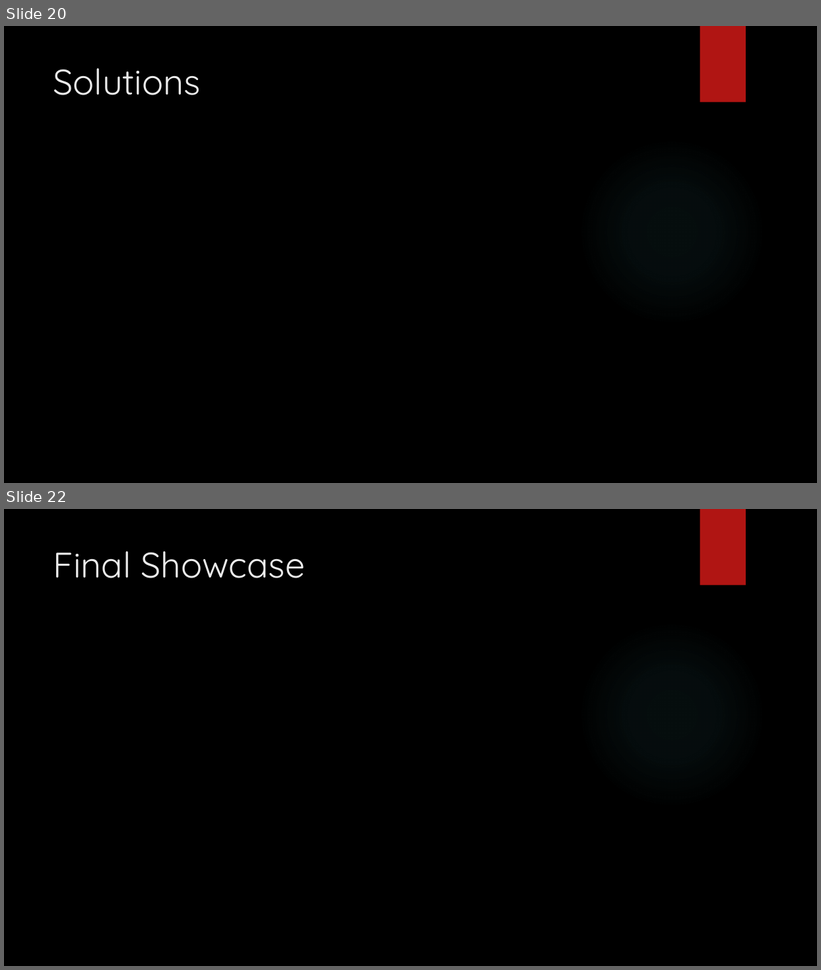
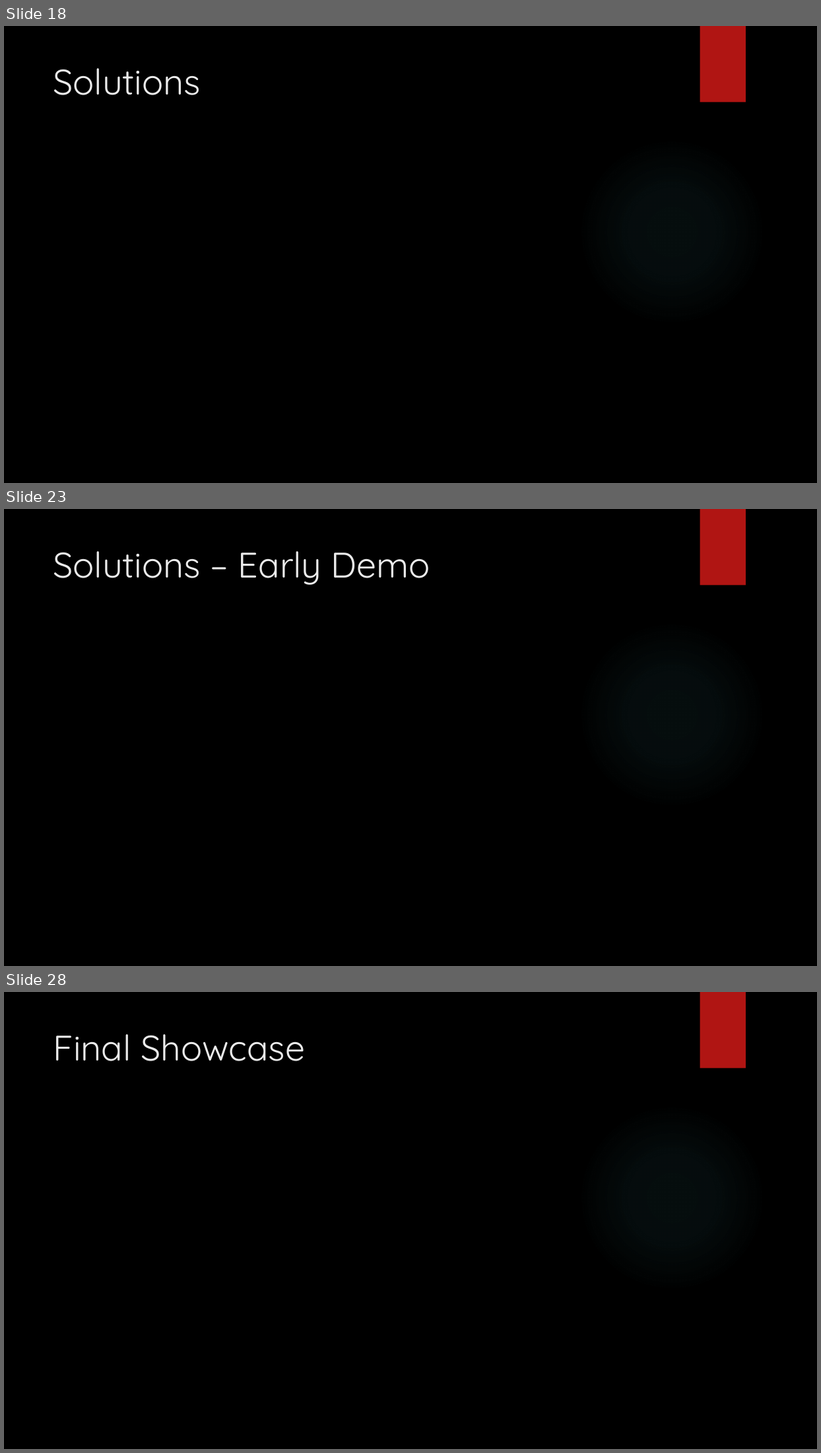
Before and after one commit to jaminologist/GopherLife, a slide deck: GopherLife.pptx. Shown one above the other, each under a label of ours: slides 20 and 22 before the commit, slides 18, 23 and 28 after it; the slides between them are not shown. The pictures are 821x970 and 821x1453 pixels, drawn with LibreOffice and Linux fonts; fonts in the diff are those of the drawing; background and template pictures are left out. Boxes give left, top, right and bottom in pixels: in the first picture for what was removed or moved away, otherwise in the second. Text is boxed around its words. In the diff, an @@ line names an element or a change of style, - is before the commit and + after.

```diff
--- a/GopherLife.pptx
+++ b/GopherLife.pptx
@@ slide 23 added at (4, 509, 817, 966), background picture (left out); not listed: 2 template elements that a slide beside it also shows @@
@@ title added at (54, 551, 430, 585), 42 pt, text #EBEBEB @@
+Solutions – Early Demo
@@ what was slide 20 is now slide 18 @@
@@ what was slide 22 is now slide 28 @@
```
Also in this commit, not shown: 5 slides changed, 5 other slides added, 4 other files.
